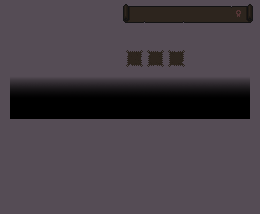
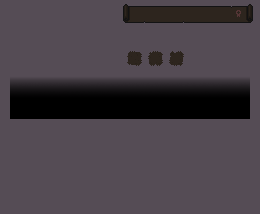
Layer changes from the first 260 × 214 image to the second:
painted on "InventoryItemSlot1.png" over [126, 50, 143, 67]
painted on "InventoryItemSlot3.png" over [168, 50, 185, 67]
painted on "InventoryItemSlot2.png" over [147, 50, 164, 67]
